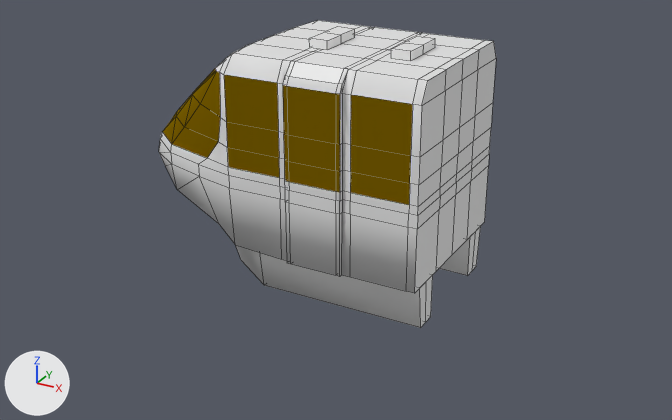
A saved change to the Blender file rides/Monorail/MONO1/MONO1.blend.
Before and after are seen from a camera (50 mm lens) standing at (6.84, -11.36, 5.98) and looking at (0.58, 0.01, 0.29). Every picture has the same lights, and +X, +Y and +Z are marked at lower left. Mesh edges are drawn as thin lines.

The first picture shows 'Front Car', 'Front Car-Door', 'Front Car-Flanges', 'Front Car-Top'.
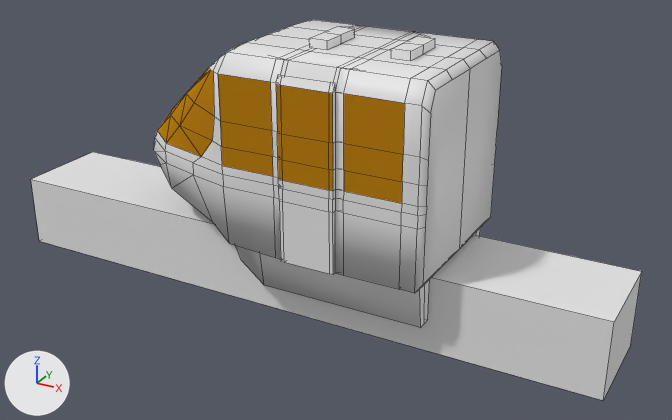
Commit message: Finalize Monorail MONO1

ob_vehicle is not drawn itself; it is the parent of ob_middle_car, ob_front_car.

Changed parts and their boxes (x1, y1, x2, y2) in the pictures (672 x 420 px):
'Front Car', recoloured, reshaped, turned: before (159, 20, 496, 293); after (154, 20, 502, 293)
'TrackMask', added: after (31, 152, 642, 400)
'Front Car-Door', recoloured, mesh moved, reshaped: before (283, 76, 342, 276); after (276, 74, 335, 275)
'Front Car-Flanges', reshaped: before (236, 226, 481, 328); after (236, 228, 480, 328)
'Front Car-Top', reshaped: (309, 27, 435, 61) in both

Diff of the bpy script that builds the scene:
```diff
--- a/rides/Monorail/MONO1/MONO1.blend.py
+++ b/rides/Monorail/MONO1/MONO1.blend.py
@@ mat_remap_3_reflection @@
 mat_remap_3_reflection = diffuse_material('Remap 3-Reflection')
-mat_remap_3_reflection.base_color = (0.196, 0.116, 0.0)  # dark yellow #7a6000
+mat_remap_3_reflection.base_color = (0.507, 0.217, 0.00807)  # orange #bd8016
@@ me_plane_001 @@
 # used by ob_front_car; parent = ob_vehicle; location = (0.0, 0.0, 0.0)
-me_plane_001.from_pydata(...)  # 174 vertices, 156 faces; spans x -2.5..2.5, y -1.31..0.0, z 0.0..2.87
+me_plane_001.from_pydata(...)  # 172 vertices, 153 faces; spans x -2.6..2.6, y -1.31..0.0, z 0.0..2.87
+# me_plane_001 part 1: 162 vertices removed from x -2.5..2.5, y -1.31..0.0, z 0.0..2.87; 160 vertices added at x -2.6..2.6, y -1.31..0.0, z 0.0..2.87
 me_plane_001.materials.append(mat_remap_1)
@@ me_plane_005 @@
 me_plane_005.from_pydata(...)  # 48 vertices, 38 faces; spans x 0.262..0.274, y 0.11..0.28, z 0.0..0.542
 # used by ob_front_car_door; parent = ob_front_car; location = (0.0, 0.0, 0.0)
+# me_plane_005 part 2: the whole mesh is moved by (0.0, -0.021, 0.0)
 me_plane_005.materials.append(mat_remap_1)
@@ me_cube @@
+me_cube.from_pydata(...)  # a box spanning x -0.16..0.16, y -1.0..1.0, z -0.24..0.0
@@ ob_vehicle @@
 ob_vehicle.location = (0.0, 0.0, 0.0)
+ob_vehicle.rotation_euler = (0.0, 0.0, -1.571)  # degrees (0, 0, -90)
 ob_vehicle.scale = (5.0, 5.0, 5.0)
@@ ob_front_car @@
 ob_front_car.location = (0.0, 0.0, 0.0)
+ob_front_car.rotation_euler = (0.0, 0.0, 1.571)  # degrees (0, 0, 90)
 _m = ob_front_car.modifiers.new('Mirror', 'MIRROR')
@@ ob_trackmask @@
+ob_trackmask = bpy.data.objects.new('TrackMask', me_cube)
+ob_trackmask.parent = ob_vehicle
+ob_trackmask.location = (0.0, 0.0, 0.0)
```
